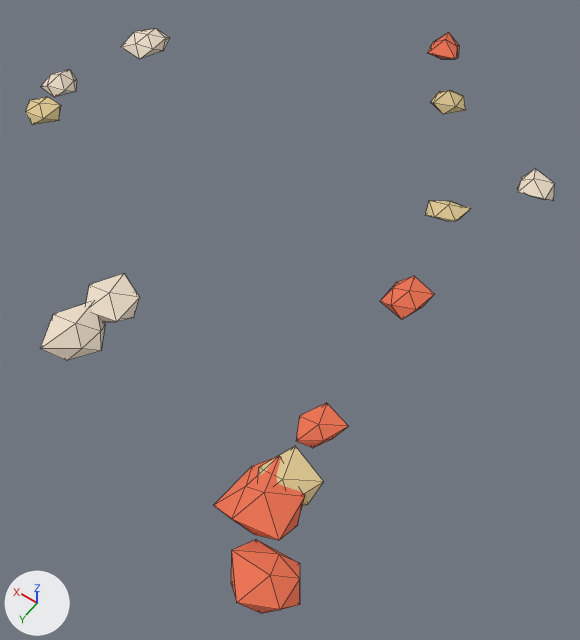
Two versions of the glTF model assets/models/kits/shell_scatter_a.glb, one commit apart.
The view is the same before and after, from a 50 mm camera at (-2.39, 3.49, 4.13) aimed at (-0.19, 0.41, -0.71). The lights are fixed; the arrows at lower left show +X, +Y and +Z. The first picture is the older version. Mesh edges are drawn as thin lines. Vertices at exactly the same position are counted once.

Names of what the first picture shows: 'shell_scatter_a'.
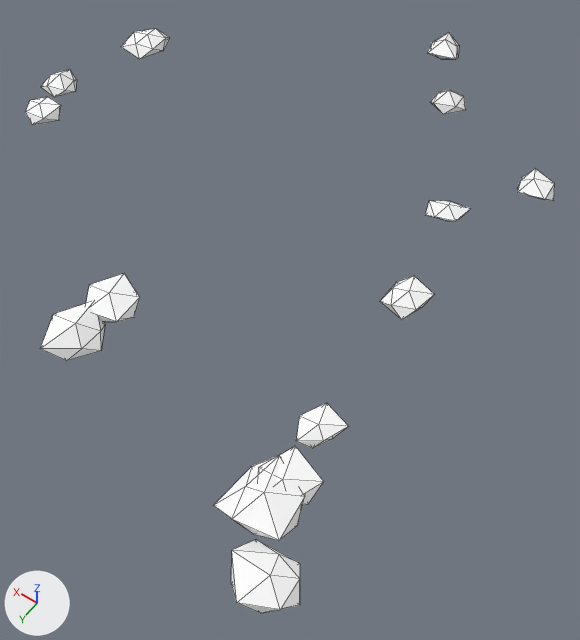
Boxes [x1, y1, x2, y2] around the edits, measured in the pictures (580 x 640 px; the box of a moved part takes in the faces that stretch with it):
'shell_scatter_a', reshaped, recoloured
    both: [26, 28, 555, 613]
part 1 of me_shell_scatter_a, moved or reshaped
    before: [380, 90, 555, 320]
    after: [40, 28, 324, 540]
part 2 of me_shell_scatter_a, moved or reshaped
    before: [213, 403, 348, 540]
    after: [86, 169, 555, 322]
part 3 of me_shell_scatter_a, moved or reshaped
    before: [26, 28, 169, 125]
    after: [26, 97, 434, 448]
part 4 of me_shell_scatter_a, moved or reshaped
    before: [40, 274, 140, 361]
    after: [40, 90, 466, 361]
part 5 of me_shell_scatter_a, recoloured
    before: [213, 32, 459, 613]
    after: [231, 32, 555, 613]
part 6 of me_shell_scatter_a, recoloured
    before: [40, 28, 555, 361]
    after: [26, 28, 466, 448]
part 7 of me_shell_scatter_a, recoloured
    before: [26, 90, 470, 506]
    after: [40, 69, 434, 540]

What changed in the scene script:
```text
Add mat_m_beach_kit_atlas:
    mat_m_beach_kit_atlas = principled_material('M_beach_kit_atlas')
    mat_m_beach_kit_atlas.base_color = (1.0, 1.0, 1.0)  # white #ffffff
    mat_m_beach_kit_atlas.roughness = 0.92
Change me_shell_scatter_a:
    where me_shell_scatter_a.from_pydata(...)  # 168 vertices, 280 faces; spans x -1.61..2.73, y -2.66..2.51, z -0.18..0.06
    me_shell_scatter_a part 1: 48 of 168 vertices moved; they spanned x -1.43..-0.08, y -1.97..0.39, z -0.12..0.06 and now span x -1.35..2.73, y -1.22..2.17, z -0.16..0.06; mean shift (1.51, 1.53, -0.01); largest move (-1.15, -1.19, -0.05) -> (2.61, -0.87, -0.1)
    me_shell_scatter_a part 2: 36 of 168 vertices moved; they spanned x -1.35..-0.89, y 1.25..2.17, z -0.16..0.05 and now span x -1.43..0.76, y -1.41..1.58, z -0.12..0.05; mean shift (0.62, -1.89, 0.01); largest move (-1.18, 2.14, -0.09) -> (-0.88, -0.57, -0.04)
    me_shell_scatter_a part 3: 36 of 168 vertices moved; they spanned x 2.24..2.73, y -1.22..0.4, z -0.15..0.06 and now span x -1.26..2.6, y 0.06..1.57, z -0.12..0.04; mean shift (-2.37, 0.93, 0.01); largest move (2.62, -1.19, -0.11) -> (-1.02, 1.35, -0.05)
    me_shell_scatter_a part 4
    me_shell_scatter_a.vertices[84].co: (0.56, 1.72, -0.18) -> (-0.21, -1.83, -0.09)
    me_shell_scatter_a.vertices[85].co: (0.72, 1.6, -0.09) -> (-0.08, -1.92, -0.07)  # not seen -> pixel (439, 91)
    me_shell_scatter_a.vertices[86].co: (0.5, 1.55, -0.08) -> (-0.25, -1.97, -0.06)  # pixel (105, 324) -> pixel (460, 95)
    me_shell_scatter_a.vertices[87].co: (0.37, 1.72, -0.09) -> (-0.38, -1.83, -0.07)  # pixel (101, 350) -> pixel (465, 110)
    me_shell_scatter_a.vertices[88].co: (0.5, 1.9, -0.09) -> (-0.26, -1.67, -0.07)  # pixel (66, 360) -> pixel (443, 114)
    me_shell_scatter_a.vertices[89].co: (0.72, 1.84, -0.09) -> (-0.09, -1.75, -0.06)  # not seen -> pixel (430, 102)
    me_shell_scatter_a.vertices[90].co: (0.63, 1.48, 0.0) -> (-0.18, -1.92, -0.02)  # not seen -> pixel (450, 90)
    me_shell_scatter_a.vertices[91].co: (0.44, 1.64, -0.02) -> (-0.31, -1.91, -0.01)  # pixel (100, 331) -> pixel (463, 96)
    me_shell_scatter_a.vertices[92].co: (0.44, 1.81, -0.02) -> (-0.33, -1.74, -0.01)  # pixel (81, 348) -> pixel (455, 106)
    me_shell_scatter_a.vertices[93].co: (0.64, 1.97, 0.0) -> (-0.16, -1.67, 0.0)  # pixel (40, 348) -> pixel (433, 103)
    me_shell_scatter_a.vertices[94].co: (0.78, 1.72, 0.0) -> (-0.11, -1.83, -0.02)  # pixel (53, 314) -> pixel (438, 93)
    me_shell_scatter_a.vertices[95].co: (0.56, 1.72, 0.06) -> (-0.21, -1.83, 0.06)  # pixel (75, 323) -> pixel (449, 89)
    me_shell_scatter_a.vertices[96].co: (0.57, 1.4, -0.12) -> (0.56, 1.72, -0.18)
    me_shell_scatter_a.vertices[97].co: (0.67, 1.32, -0.06) -> (0.72, 1.6, -0.09)
    me_shell_scatter_a.vertices[98].co: (0.51, 1.23, -0.07) -> (0.5, 1.55, -0.08)  # pixel (136, 292) -> pixel (105, 324)
    me_shell_scatter_a.vertices[99].co: (0.37, 1.4, -0.07) -> (0.37, 1.72, -0.09)  # pixel (133, 317) -> pixel (101, 350)
    me_shell_scatter_a.vertices[100].co: (0.52, 1.55, -0.07) -> (0.5, 1.9, -0.09)  # pixel (102, 321) -> pixel (66, 360)
    me_shell_scatter_a.vertices[101].co: (0.64, 1.46, -0.05) -> (0.72, 1.84, -0.09)
    me_shell_scatter_a.vertices[102].co: (0.63, 1.19, 0.01) -> (0.63, 1.48, 0.0)  # pixel (124, 273) -> not seen
    me_shell_scatter_a.vertices[103].co: (0.41, 1.29, 0.0) -> (0.44, 1.64, -0.02)  # pixel (139, 297) -> pixel (100, 331)
    me_shell_scatter_a.vertices[104].co: (0.39, 1.53, 0.01) -> (0.44, 1.81, -0.02)  # pixel (116, 321) -> pixel (81, 348)
    me_shell_scatter_a.vertices[105].co: (0.62, 1.58, 0.0) -> (0.64, 1.97, 0.0)  # not seen -> pixel (40, 348)
    me_shell_scatter_a.vertices[106].co: (0.76, 1.4, 0.0) -> (0.78, 1.72, 0.0)  # pixel (89, 284) -> pixel (53, 314)
    me_shell_scatter_a.vertices[107].co: (0.57, 1.4, 0.05) -> (0.56, 1.72, 0.06)  # pixel (109, 292) -> pixel (75, 323)
    me_shell_scatter_a part 5: all 100 faces that had it switch from mat_flower (orange #eb704f) to mat_m_beach_kit_atlas (white #ffffff)
    me_shell_scatter_a part 6: all 100 faces that had it switch from mat_shell (pale yellow #ebdbc7) to mat_m_beach_kit_atlas (white #ffffff)
    me_shell_scatter_a part 7: all 80 faces that had it switch from mat_sand_light (beige #dec791) to mat_m_beach_kit_atlas (white #ffffff)
```
